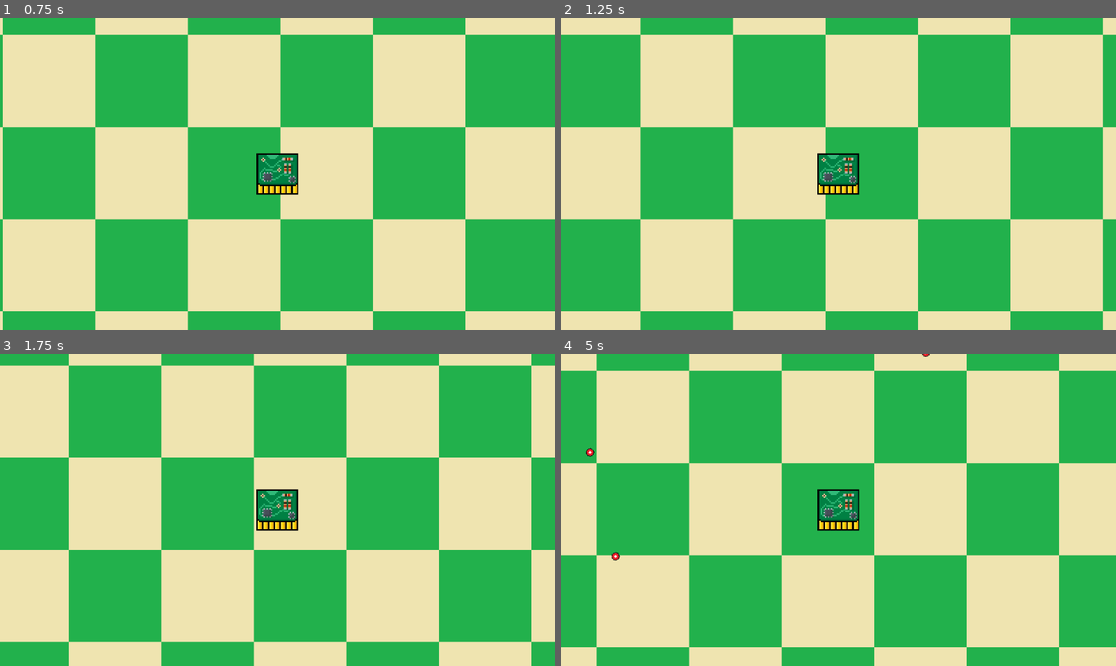
Above: before the commit, frames 1-4 (two rows, left to right).
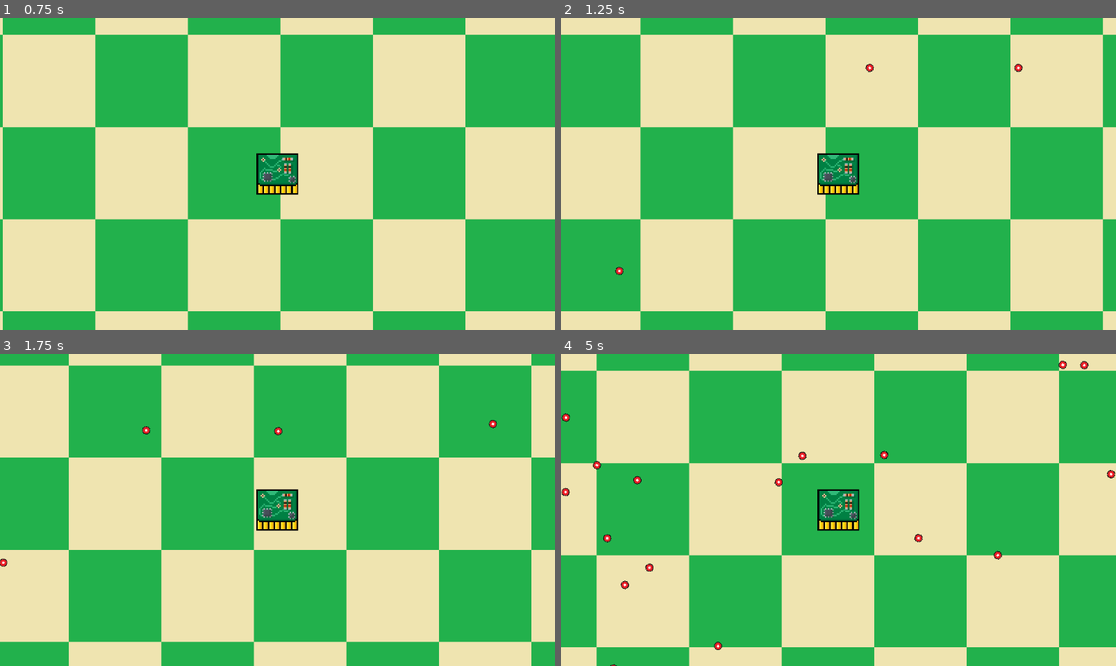
Above: after the commit, the same moments.

Repository: Lannyboi/game-jam-Jan-17th-31st
Game: Godot game, scene res://All Combined/All_Combined.tscn
Two runs of this game, one before a commit and one after it. Both use one fixed random seed, a clock stepped at 60 frames per second and the inputs below.
Inputs (mouse positions are in pixels of both pictures, inside the frame that each line leads up to):
- Up to frame 1 (0.75 s): tap Enter at 0.5 s; move the mouse to (399, 158) at 0.52 s; hold D (right) from 0.53 s (still down); tap Space (Hack) at 0.6 s
- Up to frame 2 (1.25 s): keep holding D (right)
- Up to frame 3 (1.75 s): move the mouse to (166, 525) at 1.27 s; release D (right) at 1.28 s; hold S (down) from 1.28 s (still down); tap Space (Hack) at 1.35 s
- Up to frame 4 (5 s): move the mouse to (894, 441) at 2.02 s; release S (down) at 2.03 s; hold D (right) 2.03-2.78 s; tap Space (Hack) every 0.75 s from 2.1 to 4.35 s; move the mouse to (810, 572) at 2.77 s; hold W (up) 2.78-3.53 s; move the mouse to (1005, 556) at 3.52 s; hold A (left) from 3.53 s (still down); move the mouse to (672, 463) at 4.27 s

Frame 1 is identical in both runs. In frame 2, 0.1% of the frame differs, in the area x 9-84%, y 14-83%; in frame 3, 0.1%; in frame 4, 0.6%, in the area x 0-100%, y 0-100%.

Commit message:
player in Robot bullets works

Diff:
--- a/SD Timer/All Combined/All_Combined.tscn
+++ b/SD Timer/All Combined/All_Combined.tscn
@@ -40,6 +40,8 @@
 [node name="Node2D" type="Node2D"]
 
 [node name="TileMapLayer" type="TileMapLayer" parent="."]
+z_index = -15
+z_as_relative = false
 scale = Vector2(1.00001, 0.996452)
 tile_map_data = PackedByteArray("AAD6//z/AgAAAAAAAAD7//3/AgAAAAAAAAD8//z/AgAAAAAAAAD6//7/AgAAAAAAAAD7////AgAAAAAAAAD8/w …(6064 unchanged characters)…
 tile_set = SubResource("TileSet_puuo5")
@@ -164,5 +166,3 @@
 
 [node name="Enemy13" parent="." instance=ExtResource("4_f2gbn")]
 position = Vector2(520, -376)
-
-[node name="Node" type="Node" parent="."]
--- a/SD Timer/All Combined/enemy.tscn
+++ b/SD Timer/All Combined/enemy.tscn
@@ -1,9 +1,10 @@
-[gd_scene load_steps=10 format=3 uid="uid://cq8qhlj2xu0k3"]
+[gd_scene load_steps=11 format=3 uid="uid://cq8qhlj2xu0k3"]
 
 [ext_resource type="Script" path="res://Selcet/enemy.gd" id="1_v0ag1"]
 [ext_resource type="PackedScene" uid="uid://k50q0g3v0n7g" path="res://Bullet/bullet.tscn" id="2_hhhp3"]
 [ext_resource type="Texture2D" uid="uid://b6qd6ki4cl4oo" path="res://Selcet/Enemypicked.png" id="2_pg8ev"]
 [ext_resource type="Script" path="res://SDTimer/progress_bar.gd" id="3_lknne"]
+[ext_resource type="Script" path="res://All Combined/shot.gd" id="5_xla7q"]
 
 [sub_resource type="RectangleShape2D" id="RectangleShape2D_l4y2m"]
 size = Vector2(48, 48)
@@ -84,13 +85,14 @@
 one_shot = true
 
 [node name="Bullet" type="Timer" parent="."]
-wait_time = 0.5
+wait_time = 0.07
 autostart = true
 
 [node name="Shot" type="Marker2D" parent="."]
 position = Vector2(16, 0)
 scale = Vector2(0.7, 0.7)
 gizmo_extents = 100.0
+script = ExtResource("5_xla7q")
 
 [connection signal="area_entered" from="Area2D" to="." method="_on_area_2d_area_entered"]
 [connection signal="area_exited" from="Area2D" to="." method="_on_area_2d_area_exited"]
--- /dev/null
+++ b/SD Timer/All Combined/shot.gd
@@ -0,0 +1,7 @@
+extends Marker2D
+
+
+
+func _process(delta: float) -> void:
+	if $"..".inRobot == true:
+		look_at(get_global_mouse_position())
--- a/SD Timer/Bullet/bullet.tscn
+++ b/SD Timer/Bullet/bullet.tscn
@@ -6,10 +6,12 @@
 [sub_resource type="CircleShape2D" id="CircleShape2D_i4d8t"]
 radius = 8.0
 
-[node name="Bullet" type="Area2D"]
+[node name="Bullet" type="Area2D" groups=["bullet"]]
+z_index = -1
 scale = Vector2(0.25, 0.25)
 collision_layer = 8
 collision_mask = 8
+input_pickable = false
 script = ExtResource("1_2y20j")
 
 [node name="CollisionShape2D" type="CollisionShape2D" parent="."]
--- a/SD Timer/SDTimer/player.gd
+++ b/SD Timer/SDTimer/player.gd
@@ -13,3 +13,8 @@
 func _physics_process(_delta):
 	get_input()
 	move_and_slide()
+
+	if inEnemy == true:
+		$Box.monitorable = false
+	elif inEnemy == false:
+		$Box.monitorable = true
--- a/SD Timer/Selcet/enemy.gd
+++ b/SD Timer/Selcet/enemy.gd
@@ -14,7 +14,7 @@
 	rotateSpeed = randf_range(-0.2, 0.2)
 
 func _on_bullet_timeout() -> void:
-	if inRobot == false:
+	#if inRobot == false:
 		var b = bullet.instantiate()
 		owner.add_child(b)
 		b.transform = $Shot.global_transform
@@ -70,6 +70,9 @@
 		rotation = 0
 		$"../Player".visible = false
 		position = $"../Player".position
+		$Area2D.monitorable = false
+		$Shot.position.x = 0
+
 
 	if inRobot == false:
 		rotation += rotateSpeed
--- a/SD Timer/project.godot
+++ b/SD Timer/project.godot
@@ -14,6 +14,10 @@
 run/main_scene="res://All Combined/All_Combined.tscn"
 config/features=PackedStringArray("4.3", "GL Compatibility")
 config/icon="res://icon.svg"
+
+[global_group]
+
+bullet=""
 
 [input]
 
